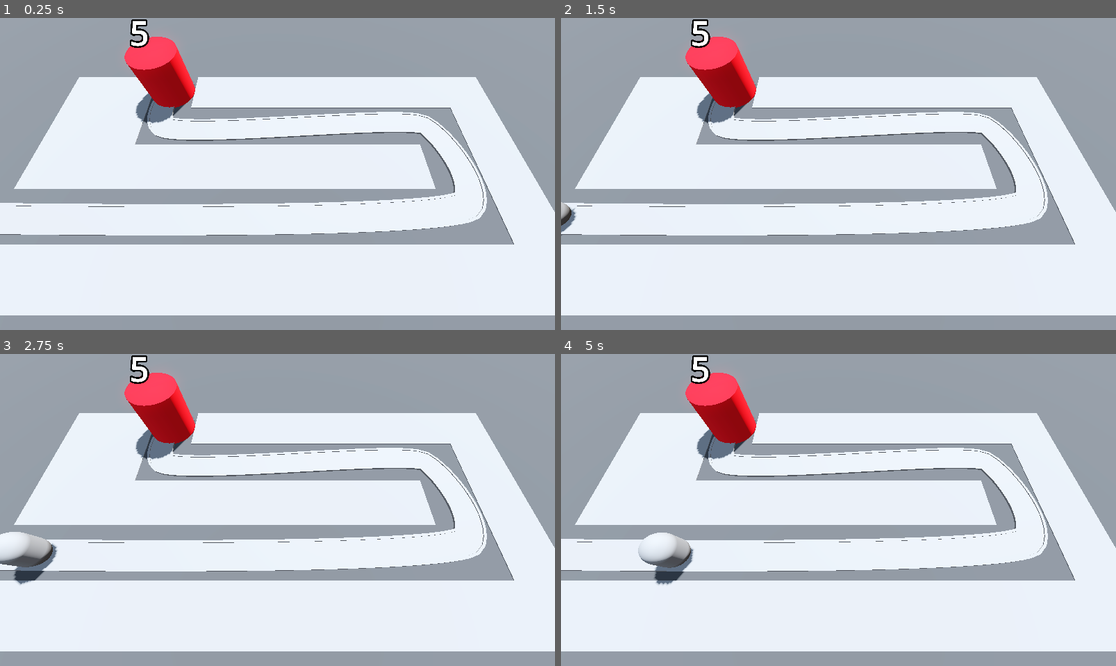
Above: before the commit, frames 1-4 (two rows, left to right).
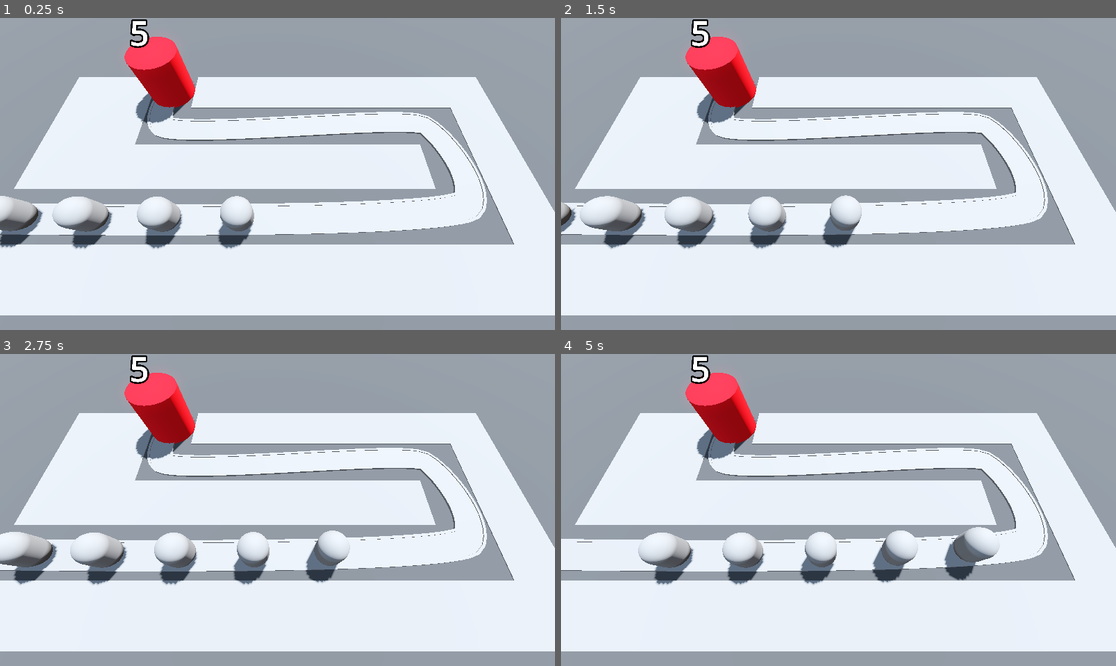
Above: after the commit, the same moments.

Repository: pyxn/godot-barbarian-blaster
Game: Godot game, scene res://Scenes/BaseLevel.tscn
Two runs of this game, one before a commit and one after it. Both use one fixed random seed, a clock stepped at 60 frames per second and the inputs below.
Inputs:
- Up to frame 1 (0.25 s): no input
- Up to frame 2 (1.5 s): no input
- Up to frame 3 (2.75 s): no input
- Up to frame 4 (5 s): no input

The runs differ from the first frame. In frame 1, 3.2% of the frame differs, in the area x 0-46%, y 57-74%; in frame 2, 3.1%; in frame 3, 2.9%; in frame 4, 3.0%.

Commit message:
40/Introducing properties

Diff:
--- a/Scenes/Base/Base.gd
+++ b/Scenes/Base/Base.gd
@@ -1,12 +1,18 @@
 extends Node3D
 
 @export var max_health: int = 5
+
+var current_health: int:
+	set(health_in):
+		current_health = health_in
+		label_3d.text = str(current_health)
+		if current_health < 1:
+			get_tree().reload_current_scene()
+
 @onready var label_3d: Label3D = $Label3D
 
 func _ready() -> void:
-	label_3d.text = str(max_health)
+	current_health = max_health
 
 func take_damage() -> void:
-	print("Base took some damage!")
-	max_health -= 1
-	label_3d.text = str(max_health)
+	current_health -= 1
--- a/Scenes/BaseLevel.tscn
+++ b/Scenes/BaseLevel.tscn
@@ -97,4 +97,20 @@
 [node name="Enemy" parent="Path3D" instance=ExtResource("2_tpsjm")]
 transform = Transform3D(0.0274896, 0, -0.999597, 0, 1, 0, 0.999597, 0, 0.0274896, -23.162, 0, 6.19139)
 
+[node name="Enemy2" parent="Path3D" instance=ExtResource("2_tpsjm")]
+transform = Transform3D(-0.011645, 0, -0.999907, 0, 1, 0, 0.999907, 0, -0.011645, -18.1627, 0, 6.26419)
+progress = 5.0
+
+[node name="Enemy3" parent="Path3D" instance=ExtResource("2_tpsjm")]
+transform = Transform3D(-0.00625535, 0, -0.999955, 0, 1, 0, 0.999955, 0, -0.00625535, -13.1628, 0, 6.30911)
+progress = 10.0
+
+[node name="Enemy4" parent="Path3D" instance=ExtResource("2_tpsjm")]
+transform = Transform3D(4.46586e-05, 0, -0.999975, 0, 1, 0, 0.999975, 0, 4.46586e-05, -8.16279, 0, 6.32522)
+progress = 15.0
+
+[node name="Enemy5" parent="Path3D" instance=ExtResource("2_tpsjm")]
+transform = Transform3D(0.0083648, 0, -0.99994, 0, 1, 0, 0.99994, 0, 0.0083648, -3.16283, 0, 6.30536)
+progress = 20.0
+
 [node name="Base" parent="." instance=ExtResource("3_newdp")]
Not shown: 4 places in Libraries/SpaceLibrary.tres that only renumber resources
